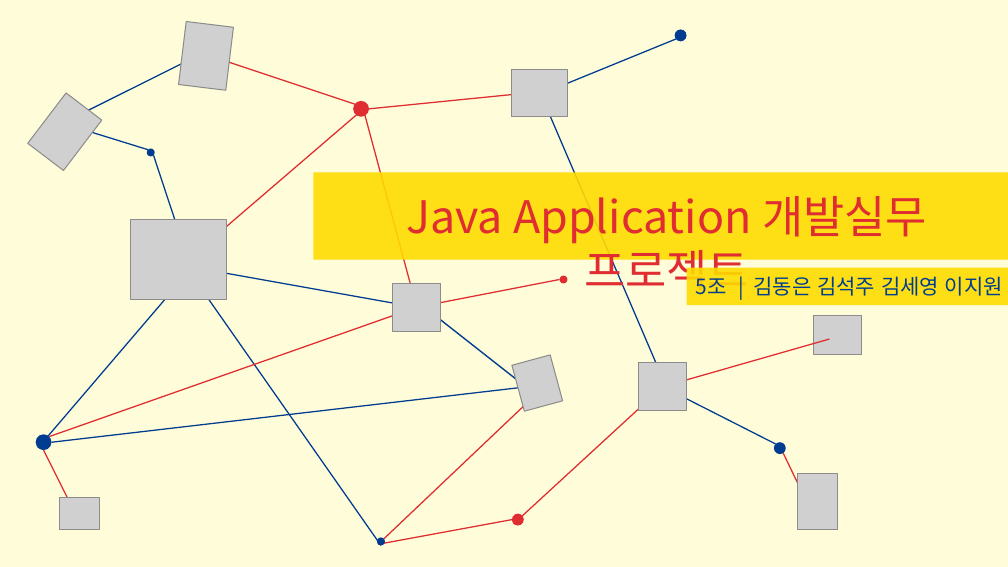
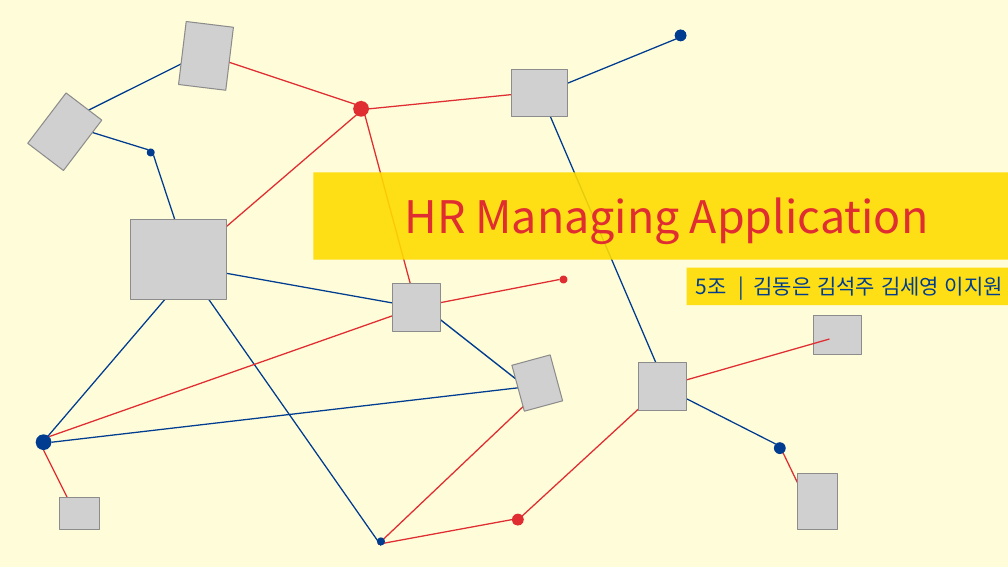
Before and after one commit to SeyoungKim30/HRmanagingApp, a slide deck: slide 1 of 인사프로그램-김세영.pptx. Drawn at 1008x567 pixels with LibreOffice and Linux fonts; fonts in the diff are those of the drawing; grey boxes stand for pictures. Boxes give left, top, right and bottom in pixels: in the first picture for what was removed or moved away, otherwise in the second. Text is boxed around its words. In the diff, an @@ line names an element or a change of style, - is before the commit and + after.

```diff
--- a/인사프로그램-김세영.pptx
+++ b/인사프로그램-김세영.pptx
@@ text at (x1=404, y1=197, x2=929, y2=244): text changed @@
-Java Application 개발실무 프로젝트
+HR Managing Application
```
Also in this commit, not shown: 14 other slides changed, 4 slides added, 18 other files.
